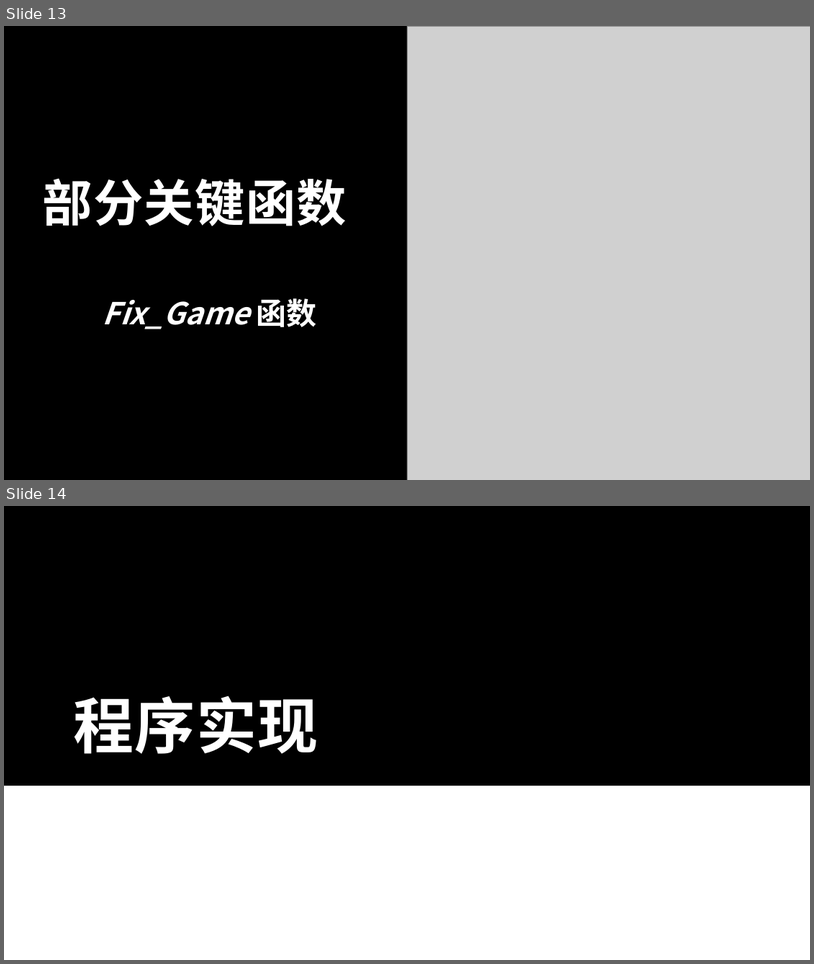
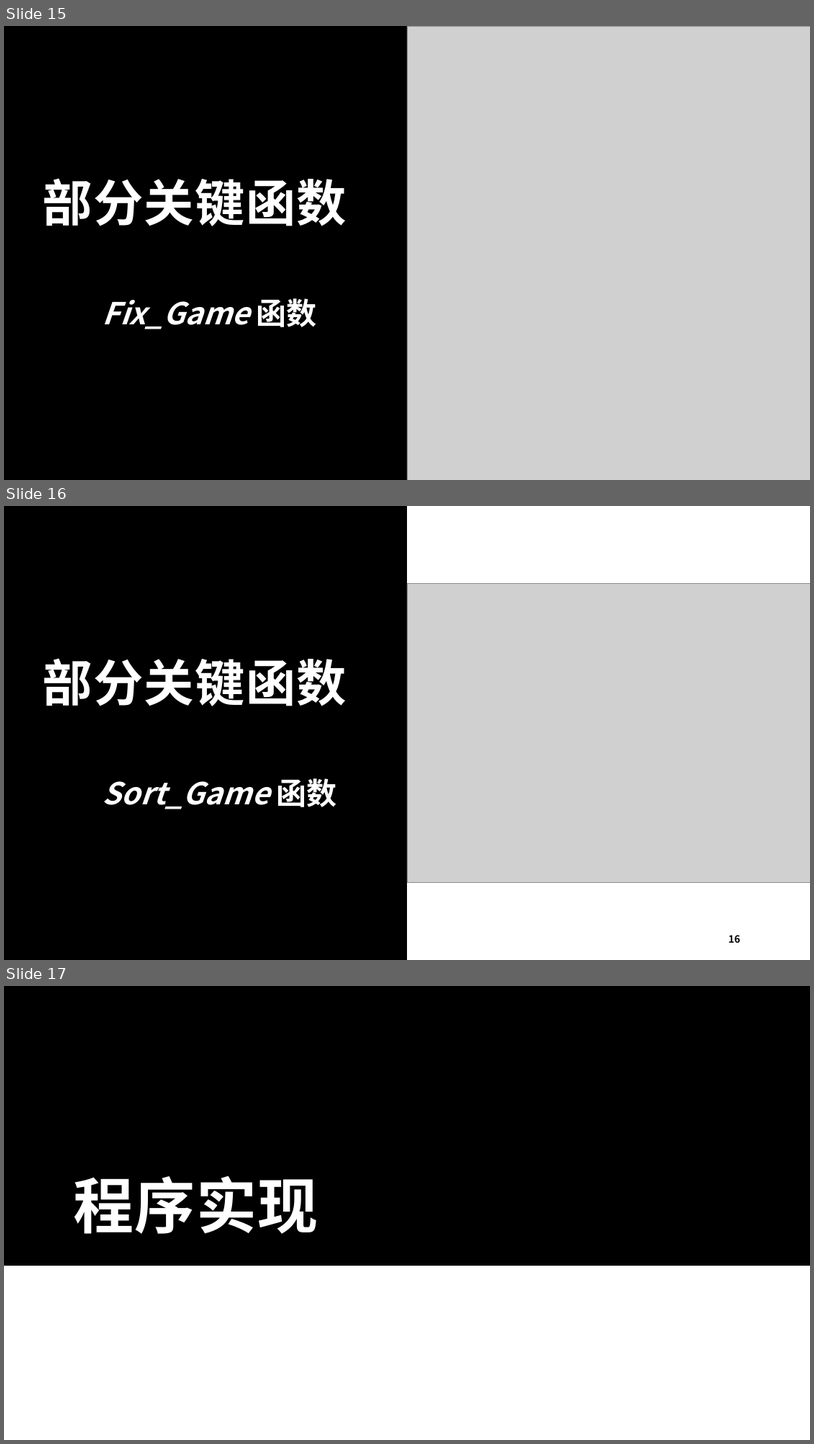
Before and after one commit to thenobody996/C-Project, a slide deck: 项目文档/PBLF项目.pptx. Shown one above the other, each under a label of ours: slides 13 and 14 before the commit, slides 15, 16 and 17 after it. The pictures are 814x964 and 814x1444 pixels, drawn with LibreOffice and Linux fonts; fonts in the diff are those of the drawing; grey boxes stand for pictures. Boxes give left, top, right and bottom in pixels: in the first picture for what was removed or moved away, otherwise in the second. Text is boxed around its words. In the diff, an @@ line names an element or a change of style, - is before the commit and + after.

```diff
--- a/项目文档/PBLF项目.pptx
+++ b/项目文档/PBLF项目.pptx
@@ slide 16 added at [4,506,810,960], background #FFFFFF; not listed: 1 template element that a slide beside it also shows @@
@@ picture added at [407,584,810,882] @@
@@ title added at [43,658,347,706], 59.4 pt, text #FFFFFF, bold @@
+部分关键函数
@@ text added at [103,778,337,809], 36 pt, text #FFFFFF, bold, italic @@
+Sort_Game 函数
@@ page number added at [729,934,741,942], 12 pt, text #000000, bold @@
+16
@@ what was slide 13 is now slide 15 @@
@@ what was slide 14 is now slide 17 @@
```
Also in this commit, not shown: 1 slide changed, 10 other slides added, 4 slides removed.
